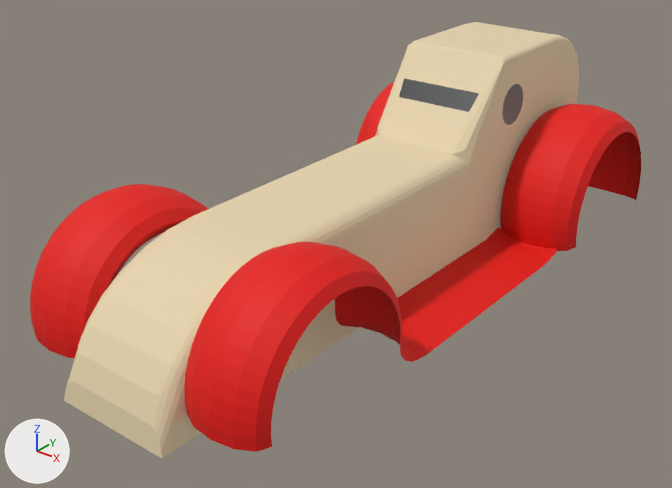
The FBX model Assets/Models/buggy.fbx as it was, and as the next commit left it.
Camera for both pictures: a 50 mm camera at (3.52, -6.32, 3.56) aimed at (-1.03, -0.64, 0.04). Arrows for +X, +Y and +Z are at lower left; the lights stay in place. Where no turn or scale is listed for an object, it has been applied to the vertices.

The first picture shows 'Body', 'Left Wheelhouse', 'Right wheelhouse'.
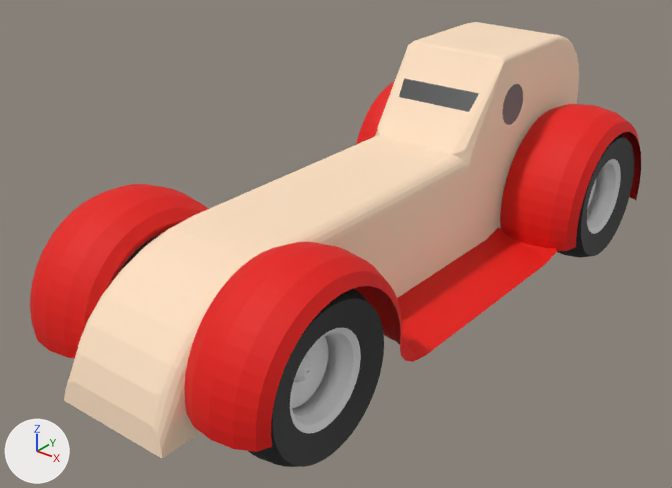
Commit message: Added blender file and wheels to buggy

Location of each change, [x1, y1, x2, y2] in pixels of the pictures (672 x 488 px):
'LF Wheel', added
    after: [248, 289, 384, 467]
    faces in mat_rubber (black #292929): [248, 289, 384, 467]
    faces in mat_rim (white #e7e7e7): [290, 328, 361, 433]
'LB Wheel', added
    after: [557, 134, 634, 258]
    faces in mat_rubber (black #292929): [557, 134, 634, 258]
    faces in mat_rim (white #e7e7e7): [587, 159, 621, 234]
'RF Wheel', added
    after: [120, 234, 161, 271]
part 1 of me_body, recoloured
    both: [64, 22, 579, 459]

What changed in the scene script:
```text
Add mat_bodypaint_1:
    mat_bodypaint_1 = principled_material('BodyPaint')
    mat_bodypaint_1.base_color = (1.0, 0.762, 0.549)  # beige #ffe2c4
    mat_bodypaint_1.roughness = 0.69
Add mat_rubber:
    mat_rubber = principled_material('Rubber')
    mat_rubber.base_color = (0.022, 0.022, 0.022)  # black #292929
    mat_rubber.roughness = 0.69
Add mat_rim:
    mat_rim = principled_material('Rim')
    mat_rim.base_color = (0.8, 0.8, 0.8)  # white #e7e7e7
    mat_rim.roughness = 0.69
Change me_body:
    where me_body.from_pydata(...)  # 376 vertices, 297 faces; spans x -0.51..0.51, y -3.81..2.01, z -0.51..1.26
    used by ob_body; location = (-0.875, 0.542, 0.206)
    me_body part 1: all 294 faces that had it switch from mat_bodypaint (beige #e7d5ae) to mat_bodypaint_1 (beige #ffe2c4)
Add me_body_004:
    me_body_004.from_pydata(...)  # 768 vertices, 768 faces; spans x 4.25..5.26, y -6.82..-4.25, z -1.36..1.21
    # faces by material slot: [480, 288]
    me_body_004.materials.append(mat_rim)  # white #e7e7e7
    me_body_004.materials.append(mat_rubber)  # black #292929
Add me_body_002:
    me_body_002.from_pydata(...)  # 768 vertices, 768 faces; spans x 2.167..2.682, y -3.479..-2.167, z -0.694..0.618
    # faces by material slot: [480, 288]
    me_body_002.materials.append(mat_rim)  # white #e7e7e7
    me_body_002.materials.append(mat_rubber)  # black #292929
Add ob_rf_wheel:
    ob_rf_wheel = bpy.data.objects.new('RF Wheel', me_body_004)
    ob_rf_wheel.location = (0.692, 0.542, 0.054)
    ob_rf_wheel.rotation_euler = (-3.142, 0.0, 0.0)  # degrees (-180, 0, 0)
    ob_rf_wheel.scale = (-0.51, -0.51, -0.51)
Add ob_lb_wheel:
    ob_lb_wheel = bpy.data.objects.new('LB Wheel', me_body_002)
    ob_lb_wheel.location = (-2.319, 4.678, 0.054)
Add ob_lf_wheel:
    ob_lf_wheel = bpy.data.objects.new('LF Wheel', me_body_002.copy())
    ob_lf_wheel.location = (-2.434, 0.542, 0.054)
```
